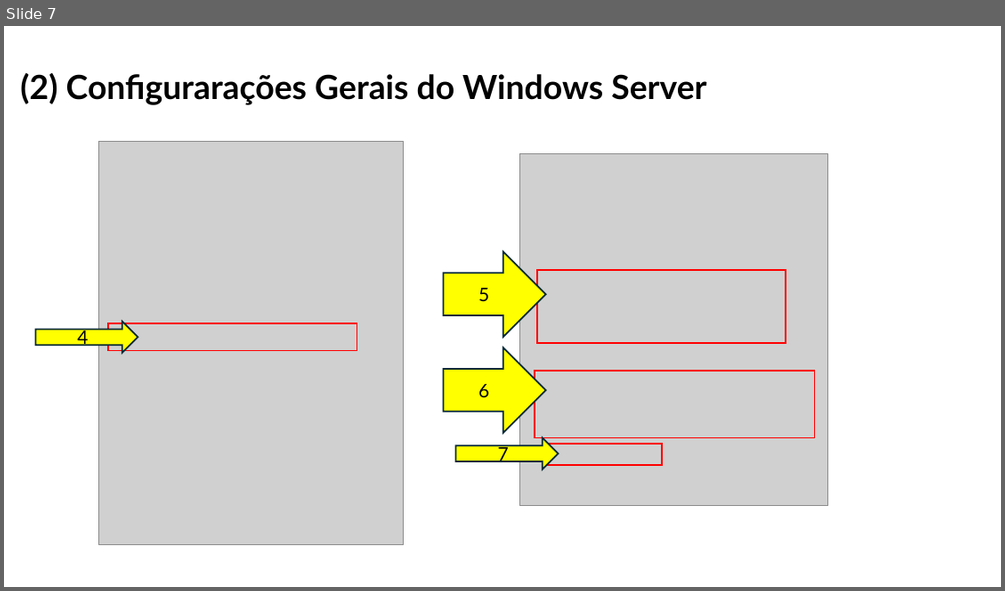
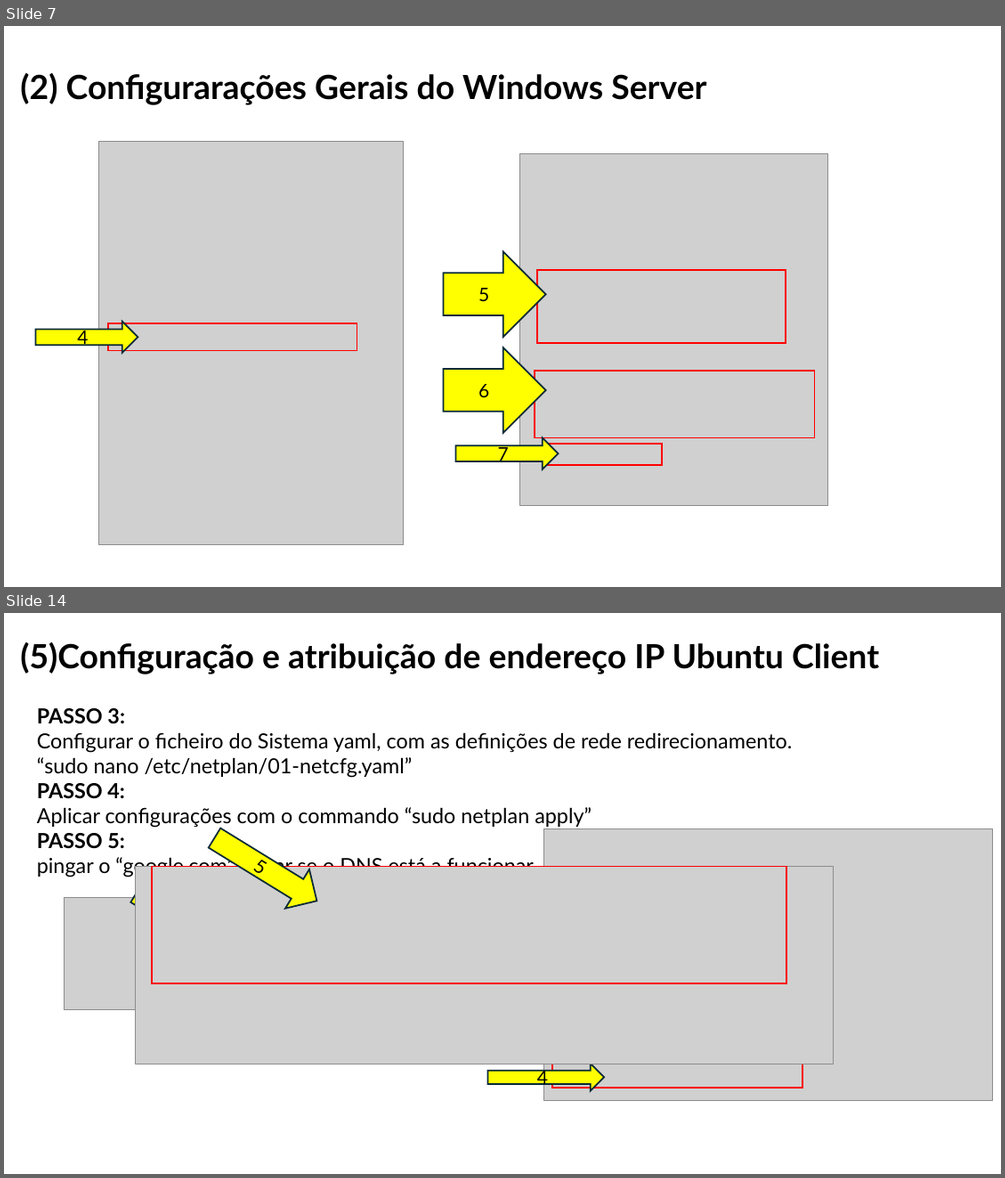
Before and after one commit to orlandonss/TrabalhoSR2, a slide deck: Relatorio_Tutoriais_Workshop/WORKSHOP WINDOWS AD DS & LINUX SERVICES.pptx. Shown one above the other, each under a label of ours: slide 7 before the commit, slides 7 and 14 after it; the slides between them are not shown. The pictures are 1005x591 and 1005x1178 pixels, drawn with LibreOffice and Linux fonts; fonts in the diff are those of the drawing; grey boxes stand for pictures. Boxes give left, top, right and bottom in pixels: in the first picture for what was removed or moved away, otherwise in the second. Text is boxed around its words. In the diff, an @@ line names an element or a change of style, - is before the commit and + after.

```diff
--- a/Relatorio_Tutoriais_Workshop/WORKSHOP WINDOWS AD DS & LINUX SERVICES.pptx
+++ b/Relatorio_Tutoriais_Workshop/WORKSHOP WINDOWS AD DS & LINUX SERVICES.pptx
@@ slide 14 added at (4,613,1001,1174), background #FFFFFF @@
@@ title added at (20,642,879,674), 32 pt, text #000000, bold @@
+(5)Configuração e atribuição de endereço IP Ubuntu Client
@@ text added at (37,708,793,877), 20 pt, text #000000 @@
+PASSO 3:
+Configurar o ficheiro do Sistema yaml, com as definições de rede redirecionamento.
+“sudo nano /etc/netplan/01-netcfg.yaml”
+PASSO 4:
+Aplicar configurações com o commando “sudo netplan apply”
+PASSO 5:
+pingar o “google.com” testar se o DNS está a funcionar
@@ right arrow added at (202,819,330,920), fill #FFFF00, outline #092A39 1.5 pt, 18 pt, text #000000 @@
+5
@@ picture added at (544,828,994,1101) @@
@@ picture added at (136,866,833,1063) @@
@@ rectangle added at (152,867,786,984), outline #FF0000 1.5 pt @@
@@ rectangle added at (552,877,802,1088), outline #FF0000 1.5 pt @@
@@ picture added at (64,898,510,1010) @@
@@ right arrow added at (128,885,235,965), fill #FFFF00, outline #092A39 1.5 pt @@
@@ right arrow added at (488,1063,604,1091), fill #FFFF00, outline #092A39 1.5 pt, 18 pt, text #000000 @@
+4
```
Also in this commit, not shown: 3 slides changed, 10 other slides added, 2 slides removed, 1 other file.
